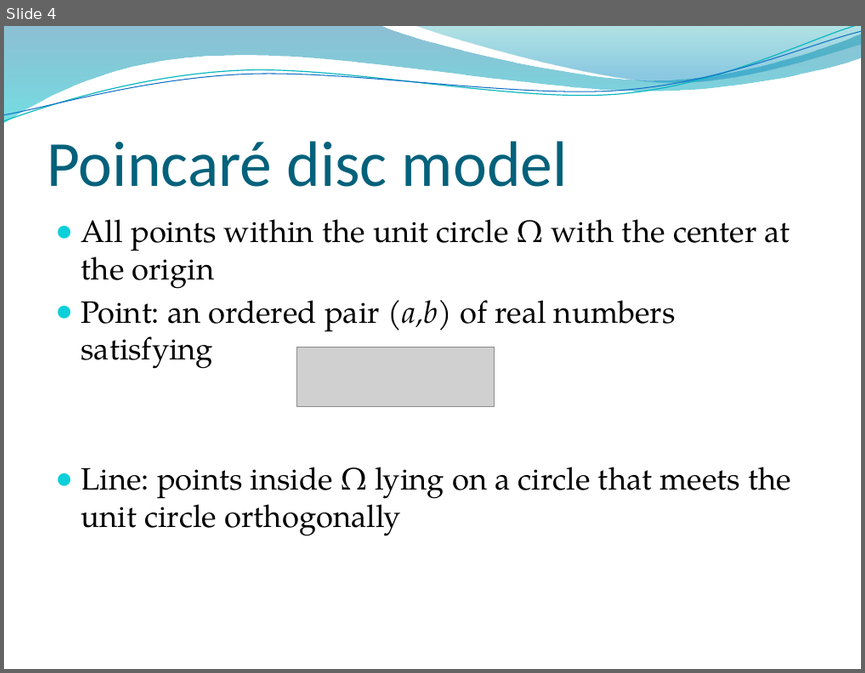
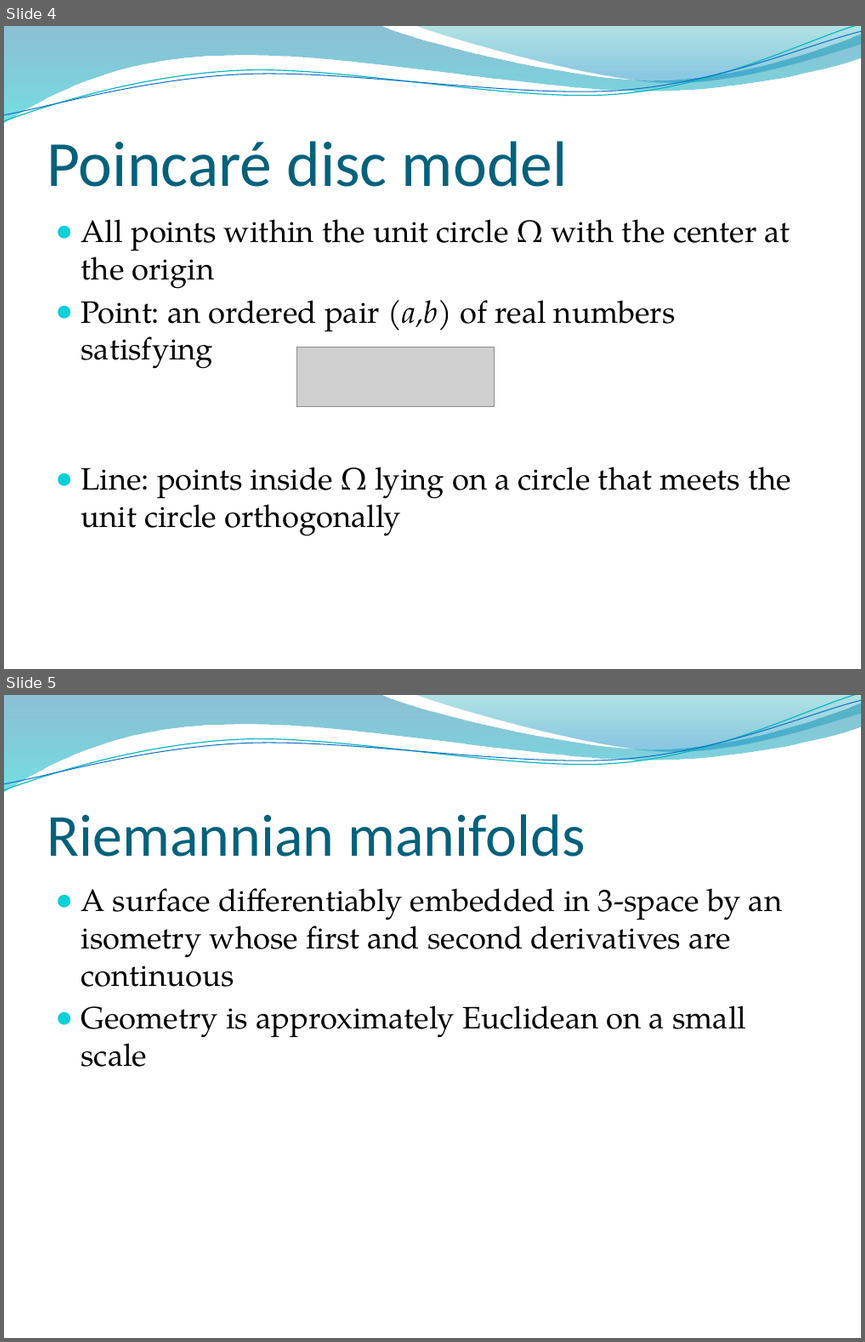
Before and after one commit to velociraptors/math361, a slide deck: hplanes.pptx. Shown one above the other, each under a label of ours: slide 4 before the commit, slides 4 and 5 after it. The pictures are 865x673 and 865x1342 pixels, drawn with LibreOffice and Linux fonts; fonts in the diff are those of the drawing; grey boxes stand for pictures; background and template pictures are left out. Boxes give left, top, right and bottom in pixels: in the first picture for what was removed or moved away, otherwise in the second. Text is boxed around its words. In the diff, an @@ line names an element or a change of style, - is before the commit and + after.

Commit message:
Riemannian manifolds

```diff
--- a/hplanes.pptx
+++ b/hplanes.pptx
@@ slide 5 added at (4, 695, 861, 1338), background picture (left out); not listed: 4 template elements that a slide beside it also shows @@
@@ title added at (46, 814, 585, 857), 50 pt, text #04617B @@
+Riemannian manifolds
@@ text added at (81, 888, 782, 1066), 26 pt, text #000000 @@
+● A surface differentiably embedded in 3-space by an isometry whose first and second derivatives are continuous
+● Geometry is approximately Euclidean on a small scale
```
